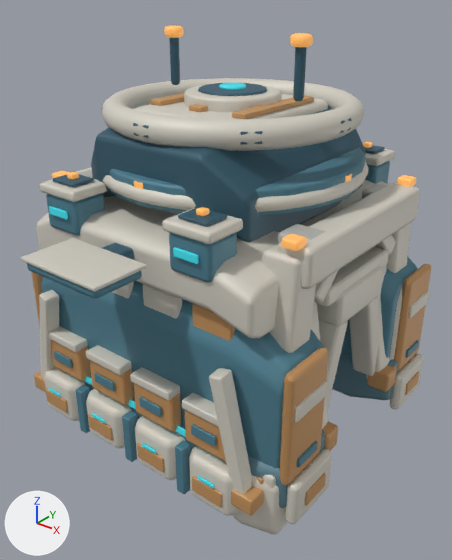
The Blender file space-battleship/art_sources/planet_facilities_v5/auto_explore.blend, before and after one commit.
Before and after are seen from a 50 mm camera at (2.78, -3.55, 2.66) aimed at (0.05, -0.14, 0.55). Every picture has the same lights, and +X, +Y and +Z are marked at lower left. The picture after the commit comes second.

The older version as bpy lines, for what is in view:
```python
ob_command_load_saucer = bpy.data.objects.new('Command load saucer', me_cylinder)
ob_command_load_saucer.parent = ob_facility
ob_command_load_saucer.location = (0.0, 0.0, 1.44)
ob_command_saucer_ivory_pressure_seam = bpy.data.objects.new('Command saucer ivory pressure seam', me_torus)
ob_command_saucer_ivory_pressure_seam.parent = ob_facility
ob_command_saucer_ivory_pressure_seam.location = (0.0, 0.0, 1.43)
ob_continuous_deep_load_cheek = bpy.data.objects.new('Continuous deep load cheek', me_continuous_deep_load_cheek)
ob_continuous_deep_load_cheek.parent = ob_facility
ob_continuous_deep_load_cheek.location = (0.0, 0.0, 0.0)
ob_continuous_deep_load_cheek_001 = bpy.data.objects.new('Continuous deep load cheek.001', me_continuous_deep_load_cheek_001)
ob_continuous_deep_load_cheek_001.parent = ob_facility
ob_continuous_deep_load_cheek_001.location = (0.0, 0.0, 0.0)
ob_saucer_amber_service_port_001 = bpy.data.objects.new('Saucer amber service port.001', me_cube_177)
ob_saucer_amber_service_port_001.parent = ob_facility
ob_saucer_amber_service_port_001.location = (0.643, 0.643, 1.49)
ob_saucer_amber_service_port_005 = bpy.data.objects.new('Saucer amber service port.005', me_cube_181)
ob_saucer_amber_service_port_005.parent = ob_facility
ob_saucer_amber_service_port_005.location = (-0.643, -0.643, 1.49)
ob_saucer_amber_service_port_007 = bpy.data.objects.new('Saucer amber service port.007', me_cube_183)
ob_saucer_amber_service_port_007.parent = ob_facility
ob_saucer_amber_service_port_007.location = (0.643, -0.643, 1.49)
ob_tapered_station_pressure_wall_001 = bpy.data.objects.new('Tapered station pressure wall.001', me_tapered_station_pressure_wall_001)
ob_tapered_station_pressure_wall_001.parent = ob_facility
ob_tapered_station_pressure_wall_001.location = (0.0, 0.0, 0.0)
ob_turning_observation_annulus = bpy.data.objects.new('Turning observation annulus', me_torus_001)
ob_turning_observation_annulus.parent = ob_habitatringspin
ob_turning_observation_annulus.location = (0.0, 0.0, 0.0)
# also in view: 'Avionics ivory upper armor.001' at (0.57, -1.0, 1.38); 'Wall borne avionics block.001' at (0.57, -1.0, 1.22); 'Lower load rib heel.001' at (0.99, -1.13, -0.31); 'Portal lower inner bearing.002' at (1.03, -0.32, 0.22); 'Central docking rim' at (0.0, 0.0, 1.89)
```
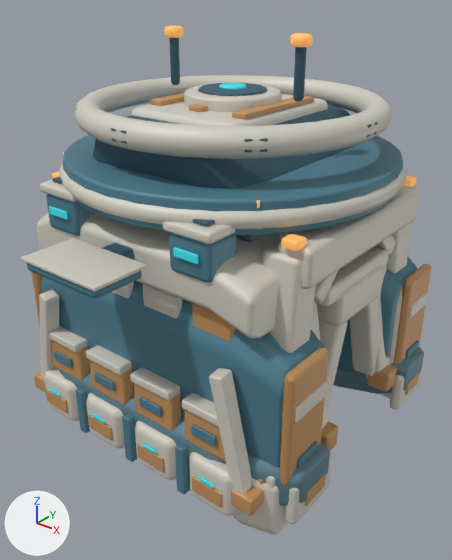
Where the change shows, as pixel boxes (x1, y1, x2, y2) in the pictures (452 x 560 px):
'Turning observation annulus', reshaped (21% wider, 15% taller): before (102, 78, 364, 151); after (74, 75, 392, 159)
'Command load saucer', reshaped: before (110, 148, 366, 216); after (63, 135, 403, 235)
'Command saucer ivory pressure seam', rescaled (31% wider, 35% taller): before (103, 162, 368, 212); after (59, 161, 407, 229)
'Continuous deep load cheek', reshaped (mostly hidden before): before (83, 377, 325, 508); after (57, 368, 330, 506)
'Continuous deep load cheek.001', reshaped: before (332, 354, 398, 400); after (333, 346, 424, 394)
'Rotating navy sector.007', moved: before (240, 131, 263, 145); after (244, 138, 268, 152)
'Rotating navy sector.006', moved: before (133, 123, 149, 138); after (111, 128, 127, 144)
'Rotating navy sector', moved: before (340, 118, 351, 133); after (366, 122, 378, 137)
'Saucer amber service port.007', moved (not visible before): after (256, 200, 260, 208)

What the commit changed:
me_continuous_deep_load_cheek is used by ob_continuous_deep_load_cheek; parent ob_facility; location (0.0, 0.0, 0.0).
me_continuous_deep_load_cheek had 160 vertices, 154 faces and spanned x -1.22..1.22, y -1.1..-0.36, z -0.5..-0.04.
me_continuous_deep_load_cheek now has 208 vertices, 202 faces and spans x -1.3..1.3, y -1.17..-0.47, z -0.55..-0.01.
me_continuous_deep_load_cheek part 1: 160 vertices removed from x -1.22..1.22, y -1.1..-0.36, z -0.5..-0.04; 208 vertices added at x -1.3..1.3, y -1.17..-0.47, z -0.55..-0.01.
me_continuous_deep_load_cheek_001 is used by ob_continuous_deep_load_cheek_001; parent ob_facility; location (0.0, 0.0, 0.0).
me_continuous_deep_load_cheek_001 had 160 vertices, 154 faces and spanned x -1.22..1.22, y 0.36..1.1, z -0.5..-0.04.
me_continuous_deep_load_cheek_001 now has 208 vertices, 202 faces and spans x -1.3..1.3, y 0.47..1.17, z -0.55..-0.01.
me_continuous_deep_load_cheek_001 part 2: 160 vertices removed from x -1.22..1.22, y 0.36..1.1, z -0.5..-0.04; 208 vertices added at x -1.3..1.3, y 0.47..1.17, z -0.55..-0.01.
me_cylinder is used by ob_command_load_saucer; parent ob_facility; location (0.0, 0.0, 1.44).
me_cylinder had 144 vertices, 122 faces and spanned x -0.95..0.95, y -0.95..0.95, z -0.09..0.09.
me_cylinder now has 192 vertices, 162 faces and spans x -1.2..1.2, y -1.2..1.2, z -0.11..0.11.
me_cylinder part 3: 144 vertices removed from x -0.95..0.95, y -0.95..0.95, z -0.09..0.09; 192 vertices added at x -1.2..1.2, y -1.2..1.2, z -0.11..0.11.
me_torus is used by ob_command_saucer_ivory_pressure_seam; parent ob_facility; location (0.0, 0.0, 1.43).
me_torus had 384 vertices, 384 faces and spanned x -0.98..0.98, y -0.98..0.98, z -0.05..0.05.
me_torus now has 384 vertices, 384 faces and spans x -1.23..1.23, y -1.23..1.23, z -0.06..0.06.
me_torus part 4: the whole mesh is scaled about its middle by (1.27, 1.27, 1.18).
me_torus_001 is used by ob_turning_observation_annulus; parent ob_habitatringspin; location (0.0, 0.0, 0.0).
me_torus_001 had 480 vertices, 480 faces and spanned x -0.91..0.91, y -0.91..0.91, z -0.09..0.09.
me_torus_001 now has 480 vertices, 480 faces and spans x -1.09..1.09, y -1.09..1.09, z -0.09..0.09.
me_torus_001 part 5: 480 of 480 vertices moved; they spanned x -0.91..0.91, y -0.91..0.91, z -0.09..0.09 and now span x -1.09..1.09, y -1.09..1.09, z -0.09..0.09; mean shift (0.0, 0.0, 0.0).
Object 'Saucer amber service port.001' (ob_saucer_amber_service_port_001) moves from (0.643, 0.643, 1.49) to (0.813, 0.813, 1.52).
Object 'Saucer amber service port.005' (ob_saucer_amber_service_port_005) moves from (-0.643, -0.643, 1.49) to (-0.813, -0.813, 1.52).
Object 'Saucer amber service port.007' (ob_saucer_amber_service_port_007) moves from (0.643, -0.643, 1.49) to (0.813, -0.813, 1.52).
Object 'Rotating navy sector' (ob_rotating_navy_sector) moves from (0.82, 0.0, 0.0) to (1.0, 0.0, 0.0).
Object 'Rotating navy sector.005' (ob_rotating_navy_sector_005) moves from (-0.58, -0.58, 0.0) to (-0.707, -0.707, 0.0).
Object 'Rotating navy sector.006' (ob_rotating_navy_sector_006) moves from (0.0, -0.82, 0.0) to (0.0, -1.0, 0.0).
Object 'Rotating navy sector.007' (ob_rotating_navy_sector_007) moves from (0.58, -0.58, 0.0) to (0.707, -0.707, 0.0).
